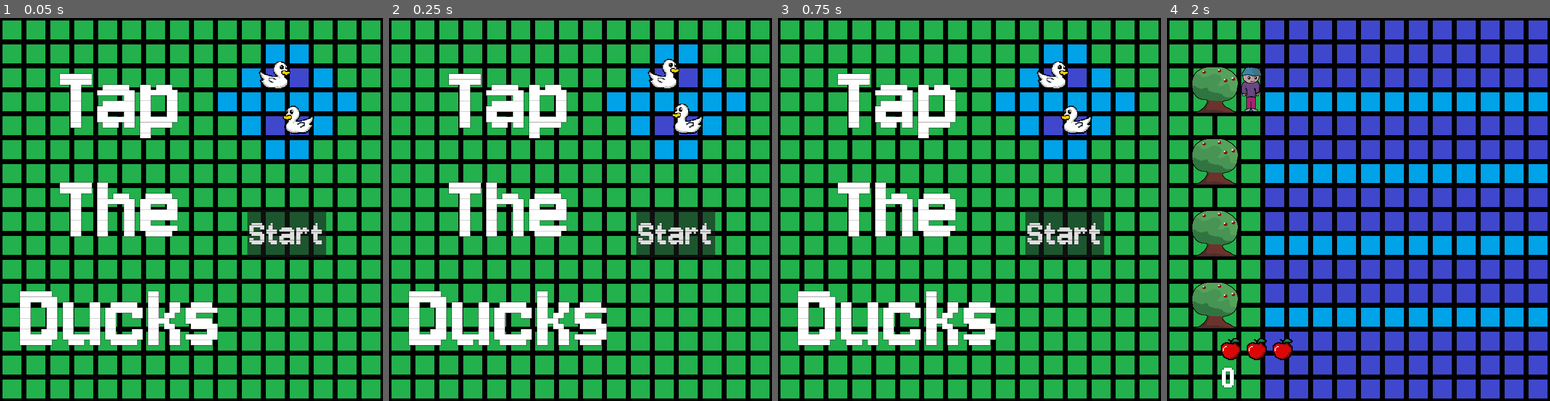
Above: before the commit, frames 1-4 (left to right).
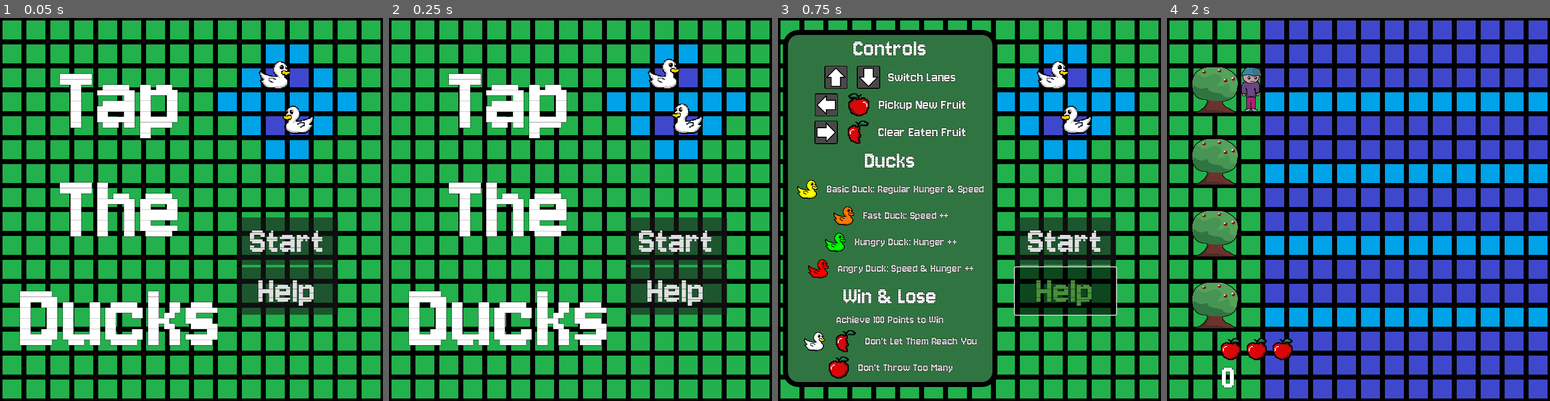
Above: after the commit, the same moments.

Repository: CamComDuck/TapTheDucks
Game: Godot game, scene res://title/title.tscn
The game is run twice, just before and just after one commit, with the same random seed, the same clock (stepped at 60 frames per second) and the same inputs.
Inputs (mouse positions are in pixels of both pictures, inside the frame that each line leads up to):
- Up to frame 1 (0.05 s): no input
- Up to frame 2 (0.25 s): no input
- Up to frame 3 (0.75 s): click (1065, 289) at 0.5 s, where only the run after the commit has a clickable "Help"
- Up to frame 4 (2 s): click "Start" at 1.25 s

The runs differ from the first frame. In frame 1, 3.7% of the frame differs, in the area x 63-89%, y 50-78%; in frame 2, 3.7%; in frame 3, 54%, in the area x 1-89%, y 3-97%; in frame 4, nothing differs.

Commit message:
Add help tutorial to title scene

Diff:
--- a/project/primary_theme.tres
+++ b/project/primary_theme.tres
@@ -4,10 +4,13 @@
 
 [resource]
 Button/colors/font_outline_color = Color(0, 0, 0, 1)
+Button/colors/font_pressed_color = Color(0.290196, 0.560784, 0.231373, 1)
 Button/constants/outline_size = 2
 Button/font_sizes/font_size = 80
 Button/fonts/font = ExtResource("1_egbdj")
+HBoxContainer/constants/separation = 15
 Label/colors/font_outline_color = Color(0, 0, 0, 1)
 Label/constants/outline_size = 2
 Label/font_sizes/font_size = 75
 Label/fonts/font = ExtResource("1_egbdj")
+VBoxContainer/constants/separation = 5
--- a/project/title/title.gd
+++ b/project/title/title.gd
@@ -1,5 +1,30 @@
 extends Node2D
+
+@onready var help_container: PanelContainer = $HelpContainer
+
+@onready var basic_duck_texture: TextureRect = $HelpContainer/VBoxContainer/BasicDuck/BasicDuckTexture
+@onready var fast_duck_texture: TextureRect = $HelpContainer/VBoxContainer/FastDuck/FastDuckTexture
+@onready var hungry_duck_texture: TextureRect = $HelpContainer/VBoxContainer/HungryDuck/HungryDuckTexture
+@onready var angry_duck_texture: TextureRect = $HelpContainer/VBoxContainer/AngryDuck/AngryDuckTexture
+
+@onready var duck_basic := load("res://duck/resources/duck_basic.tres") as DuckTypes
+@onready var duck_fast := load("res://duck/resources/duck_fast.tres") as DuckTypes
+@onready var duck_hungry := load("res://duck/resources/duck_hungry.tres") as DuckTypes
+@onready var duck_angry := load("res://duck/resources/duck_angry.tres") as DuckTypes
+
+func _ready() -> void:
+	basic_duck_texture.modulate = duck_basic.color
+	fast_duck_texture.modulate = duck_fast.color
+	hungry_duck_texture.modulate = duck_hungry.color
+	angry_duck_texture.modulate = duck_angry.color
 
 
 func _on_start_button_pressed() -> void:
 	get_tree().change_scene_to_file("res://level/level.tscn")
+
+
+func _on_help_button_toggled(toggled_on: bool) -> void:
+	if toggled_on:
+		help_container.show()
+	else:
+		help_container.hide()
--- a/project/title/title.tscn
+++ b/project/title/title.tscn
@@ -6,6 +6,10 @@
 [ext_resource type="Texture2D" uid="uid://dwbmhjla24vos" path="res://duck/graphics/duck_body_1.png" id="3_j7int"]
 [ext_resource type="Texture2D" uid="uid://bx261j6w3nnlw" path="res://duck/graphics/duck_body_2.png" id="4_65vgd"]
 [ext_resource type="Texture2D" uid="uid://cf2q4egp5w6rm" path="res://duck/graphics/duck_body_3.png" id="5_ibqkb"]
+[ext_resource type="Texture2D" uid="uid://baiwwtm46sfux" path="res://title/vertical_arrow.png" id="7_ung5p"]
+[ext_resource type="Texture2D" uid="uid://hattrt3udigl" path="res://title/horizontal_arrow.png" id="8_mh4nd"]
+[ext_resource type="Texture2D" uid="uid://cvkbvvy3tygxa" path="res://fruit/graphics/fruit_whole.png" id="9_mpvb2"]
+[ext_resource type="Texture2D" uid="uid://tmol3aehe6c" path="res://fruit/graphics/fruit_eaten.png" id="10_jydad"]
 
 [sub_resource type="SpriteFrames" id="SpriteFrames_5t2nn"]
 animations = [{
@@ -27,6 +31,18 @@
 "speed": 5.0
 }]
 
+[sub_resource type="StyleBoxFlat" id="StyleBoxFlat_5f6bg"]
+bg_color = Color(0.188235, 0.458824, 0.254902, 1)
+border_width_left = 10
+border_width_top = 10
+border_width_right = 10
+border_width_bottom = 10
+border_color = Color(0, 0, 0, 1)
+corner_radius_top_left = 30
+corner_radius_top_right = 30
+corner_radius_bottom_right = 30
+corner_radius_bottom_left = 30
+
 [node name="Title" type="Node2D"]
 script = ExtResource("1_r7xhm")
 
@@ -62,12 +78,249 @@
 autoplay = "default"
 frame_progress = 0.467451
 
-[node name="StartButton" type="Button" parent="."]
-offset_left = 496.0
-offset_top = 385.0
-offset_right = 654.0
-offset_bottom = 480.0
+[node name="ButtonContainer" type="VBoxContainer" parent="."]
+offset_left = 475.0
+offset_top = 400.0
+offset_right = 678.0
+offset_bottom = 594.0
+theme = ExtResource("2_cgims")
+
+[node name="StartButton" type="Button" parent="ButtonContainer"]
+layout_mode = 2
 theme = ExtResource("2_cgims")
 text = "Start"
 
-[connection signal="pressed" from="StartButton" to="." method="_on_start_button_pressed"]
+[node name="HelpButton" type="Button" parent="ButtonContainer"]
+layout_mode = 2
+theme = ExtResource("2_cgims")
+toggle_mode = true
+text = "Help"
+
+[node name="HelpContainer" type="PanelContainer" parent="."]
+visible = false
+offset_left = 10.0
+offset_top = 24.0
+offset_right = 440.0
+offset_bottom = 730.0
+theme_override_styles/panel = SubResource("StyleBoxFlat_5f6bg")
+
+[node name="VBoxContainer" type="VBoxContainer" parent="HelpContainer"]
+layout_mode = 2
+theme = ExtResource("2_cgims")
+
+[node name="ControlsLabel" type="Label" parent="HelpContainer/VBoxContainer"]
+layout_mode = 2
+theme = ExtResource("2_cgims")
+theme_override_font_sizes/font_size = 50
+text = "Controls"
+horizontal_alignment = 1
+
+[node name="HBoxContainer" type="HBoxContainer" parent="HelpContainer/VBoxContainer"]
+layout_mode = 2
+theme = ExtResource("2_cgims")
+alignment = 1
+
+[node name="TextureRect" type="TextureRect" parent="HelpContainer/VBoxContainer/HBoxContainer"]
+custom_minimum_size = Vector2(50, 50)
+layout_mode = 2
+texture = ExtResource("7_ung5p")
+expand_mode = 1
+stretch_mode = 5
+
+[node name="TextureRect2" type="TextureRect" parent="HelpContainer/VBoxContainer/HBoxContainer"]
+custom_minimum_size = Vector2(50, 50)
+layout_mode = 2
+texture = ExtResource("7_ung5p")
+expand_mode = 1
+stretch_mode = 5
+flip_v = true
+
+[node name="Label" type="Label" parent="HelpContainer/VBoxContainer/HBoxContainer"]
+layout_mode = 2
+theme = ExtResource("2_cgims")
+theme_override_font_sizes/font_size = 30
+text = "Switch Lanes"
+horizontal_alignment = 1
+
+[node name="HBoxContainer2" type="HBoxContainer" parent="HelpContainer/VBoxContainer"]
+layout_mode = 2
+theme = ExtResource("2_cgims")
+alignment = 1
+
+[node name="TextureRect" type="TextureRect" parent="HelpContainer/VBoxContainer/HBoxContainer2"]
+custom_minimum_size = Vector2(50, 50)
+layout_mode = 2
+texture = ExtResource("8_mh4nd")
+expand_mode = 1
+stretch_mode = 5
+flip_h = true
+
+[node name="TextureRect2" type="TextureRect" parent="HelpContainer/VBoxContainer/HBoxContainer2"]
+custom_minimum_size = Vector2(50, 50)
+layout_mode = 2
+texture = ExtResource("9_mpvb2")
+expand_mode = 1
+stretch_mode = 5
+flip_h = true
+
+[node name="Label" type="Label" parent="HelpContainer/VBoxContainer/HBoxContainer2"]
+layout_mode = 2
+theme = ExtResource("2_cgims")
+theme_override_font_sizes/font_size = 30
+text = "Pickup New Fruit"
+horizontal_alignment = 1
+
+[node name="HBoxContainer3" type="HBoxContainer" parent="HelpContainer/VBoxContainer"]
+layout_mode = 2
+theme = ExtResource("2_cgims")
+alignment = 1
+
+[node name="TextureRect2" type="TextureRect" parent="HelpContainer/VBoxContainer/HBoxContainer3"]
+custom_minimum_size = Vector2(50, 50)
+layout_mode = 2
+texture = ExtResource("8_mh4nd")
+expand_mode = 1
+stretch_mode = 5
+
+[node name="TextureRect3" type="TextureRect" parent="HelpContainer/VBoxContainer/HBoxContainer3"]
+custom_minimum_size = Vector2(50, 50)
+layout_mode = 2
+texture = ExtResource("10_jydad")
+expand_mode = 1
+stretch_mode = 5
+
+[node name="Label2" type="Label" parent="HelpContainer/VBoxContainer/HBoxContainer3"]
+layout_mode = 2
+theme = ExtResource("2_cgims")
+theme_override_font_sizes/font_size = 30
+text = "Clear Eaten Fruit"
+horizontal_alignment = 1
+
+[node name="DuckTypesLabel" type="Label" parent="HelpContainer/VBoxContainer"]
+layout_mode = 2
+theme = ExtResource("2_cgims")
+theme_override_font_sizes/font_size = 50
+text = "Ducks"
+horizontal_alignment = 1
+
+[node name="BasicDuck" type="HBoxContainer" parent="HelpContainer/VBoxContainer"]
+layout_mode = 2
+alignment = 1
+
+[node name="BasicDuckTexture" type="TextureRect" parent="HelpContainer/VBoxContainer/BasicDuck"]
+custom_minimum_size = Vector2(48, 48)
+layout_mode = 2
+texture = ExtResource("3_j7int")
+expand_mode = 1
+stretch_mode = 5
+
+[node name="BasicDuckLabel" type="Label" parent="HelpContainer/VBoxContainer/BasicDuck"]
+layout_mode = 2
+theme_override_font_sizes/font_size = 25
+text = "Basic Duck: Regular Hunger & Speed"
+
+[node name="FastDuck" type="HBoxContainer" parent="HelpContainer/VBoxContainer"]
+layout_mode = 2
+alignment = 1
+
+[node name="FastDuckTexture" type="TextureRect" parent="HelpContainer/VBoxContainer/FastDuck"]
+custom_minimum_size = Vector2(48, 48)
+layout_mode = 2
+texture = ExtResource("3_j7int")
+expand_mode = 1
+stretch_mode = 5
+
+[node name="FastDuckLabel" type="Label" parent="HelpContainer/VBoxContainer/FastDuck"]
+layout_mode = 2
+theme_override_font_sizes/font_size = 25
+text = "Fast Duck: Speed ++"
+
+[node name="HungryDuck" type="HBoxContainer" parent="HelpContainer/VBoxContainer"]
+layout_mode = 2
+alignment = 1
+
+[node name="HungryDuckTexture" type="TextureRect" parent="HelpContainer/VBoxContainer/HungryDuck"]
+custom_minimum_size = Vector2(48, 48)
+layout_mode = 2
+texture = ExtResource("3_j7int")
+expand_mode = 1
+stretch_mode = 5
+
+[node name="HungryDuckLabel" type="Label" parent="HelpContainer/VBoxContainer/HungryDuck"]
+layout_mode = 2
+theme_override_font_sizes/font_size = 25
+text = "Hungry Duck: Hunger ++"
+
+[node name="AngryDuck" type="HBoxContainer" parent="HelpContainer/VBoxContainer"]
+layout_mode = 2
+alignment = 1
+
+[node name="AngryDuckTexture" type="TextureRect" parent="HelpContainer/VBoxContainer/AngryDuck"]
+custom_minimum_size = Vector2(48, 48)
+layout_mode = 2
+texture = ExtResource("3_j7int")
+expand_mode = 1
+stretch_mode = 5
+
+[node name="AngryDuckLabel" type="Label" parent="HelpContainer/VBoxContainer/AngryDuck"]
+layout_mode = 2
+theme_override_font_sizes/font_size = 25
+text = "Angry Duck: Speed & Hunger ++"
+
+[node name="WinLoseLabel" type="Label" parent="HelpContainer/VBoxContainer"]
+layout_mode = 2
+theme = ExtResource("2_cgims")
+theme_override_font_sizes/font_size = 50
+text = "Win & Lose"
+horizontal_alignment = 1
+
+[node name="Label" type="Label" parent="HelpContainer/VBoxContainer"]
+layout_mode = 2
+theme_override_font_sizes/font_size = 25
+text = "Achieve 100 Points to Win"
+horizontal_alignment = 1
+
+[node name="HBoxContainer4" type="HBoxContainer" parent="HelpContainer/VBoxContainer"]
+layout_mode = 2
+alignment = 1
+
+[node name="TextureRect" type="TextureRect" parent="HelpContainer/VBoxContainer/HBoxContainer4"]
+custom_minimum_size = Vector2(48, 48)
+layout_mode = 2
+texture = ExtResource("3_j7int")
+expand_mode = 1
+stretch_mode = 5
+
+[node name="TextureRect2" type="TextureRect" parent="HelpContainer/VBoxContainer/HBoxContainer4"]
+custom_minimum_size = Vector2(48, 48)
+layout_mode = 2
+texture = ExtResource("10_jydad")
+expand_mode = 1
+stretch_mode = 5
+
+[node name="Label" type="Label" parent="HelpContainer/VBoxContainer/HBoxContainer4"]
+layout_mode = 2
+theme_override_font_sizes/font_size = 25
+text = "Don't Let Them Reach You"
+
+[node name="HBoxContainer5" type="HBoxContainer" parent="HelpContainer/VBoxContainer"]
+layout_mode = 2
+alignment = 1
+
+[node name="TextureRect" type="TextureRect" parent="HelpContainer/VBoxContainer/HBoxContainer5"]
+custom_minimum_size = Vector2(48, 48)
+layout_mode = 2
+texture = ExtResource("9_mpvb2")
+expand_mode = 1
+stretch_mode = 5
+
+[node name="Label" type="Label" parent="HelpContainer/VBoxContainer/HBoxContainer5"]
+layout_mode = 2
+theme_override_font_sizes/font_size = 25
+text = "Don't Throw Too Many"
+
+[node name="HBoxContainer6" type="HBoxContainer" parent="HelpContainer/VBoxContainer"]
+layout_mode = 2
+
+[connection signal="pressed" from="ButtonContainer/StartButton" to="." method="_on_start_button_pressed"]
+[connection signal="toggled" from="ButtonContainer/HelpButton" to="." method="_on_help_button_toggled"]
Binary file added: project/title/horizontal_arrow.png
Not shown, added: project/title/horizontal_arrow.png.import
Not shown: 1 places in project/title/title.tscn that only renumber resources
Binary file added: project/title/vertical_arrow.png
Not shown, added: project/title/vertical_arrow.png.import
